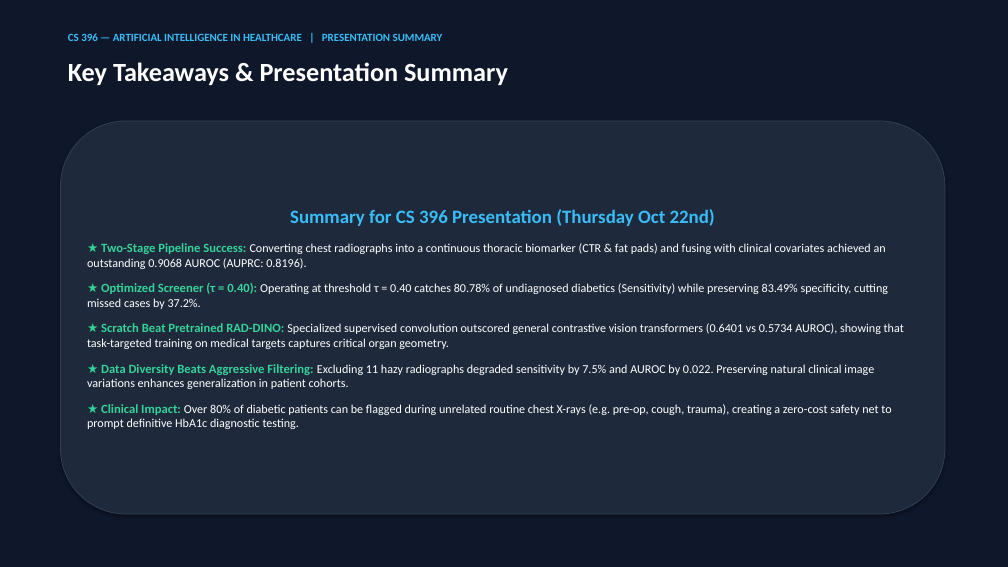
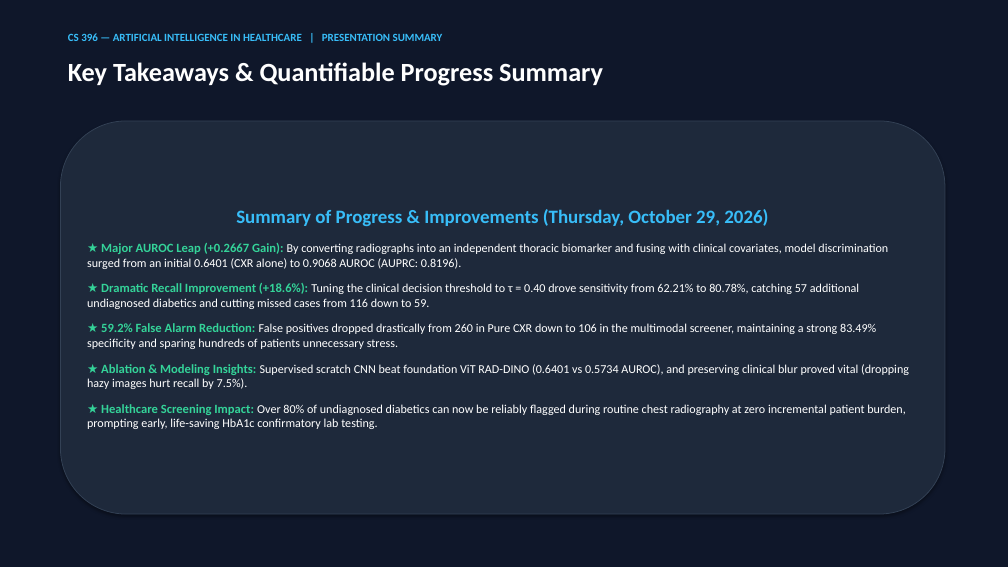
Before and after one commit to UnusualGelo/Oppurtunistic_Detection_of_Type_II_Diabetes, a slide deck: slide 11 of malek_and_angelo/malek/Malek_T2D_CNN_Presentation.pptx. Drawn at 1008x567 pixels with LibreOffice and Linux fonts; fonts in the diff are those of the drawing. Boxes give left, top, right and bottom in pixels: in the first picture for what was removed or moved away, otherwise in the second. Text is boxed around its words. In the diff, an @@ line names an element or a change of style, - is before the commit and + after.

Commit message:
feat(slides): update presentation to October 29 with dedicated quantifiable improvement showcase and delta benchmark table

```diff
--- a/malek_and_angelo/malek/Malek_T2D_CNN_Presentation.pptx
+++ b/malek_and_angelo/malek/Malek_T2D_CNN_Presentation.pptx
@@ text at [68, 62, 603, 86]: text changed @@
-Key Takeaways & Presentation Summary
+Key Takeaways & Quantifiable Progress Summary
@@ text in rounded rectangle at [87, 209, 909, 429]: text changed @@
-Summary for CS 396 Presentation (Thursday Oct 22nd)
-★ Two-Stage Pipeline Success: Converting chest radiographs into a continuous thoracic biomarker (CTR & fat pads) and fusing with clinical covariates achieved an outstanding 0.9068 AUROC (AUPRC: 0.8196).
-★ Optimized Screener (τ = 0.40): Operating at threshold τ = 0.40 catches 80.78% of undiagnosed diabetics (Sensitivity) while preserving 83.49% specificity, cutting missed cases by 37.2%.
-★ Scratch Beat Pretrained RAD-DINO: Specialized supervised convolution outscored general contrastive vision transformers (0.6401 vs 0.5734 AUROC), showing that task-targeted training on medical targets captures critical organ geometry.
-★ Data Diversity Beats Aggressive Filtering: Excluding 11 hazy radiographs degraded sensitivity by 7.5% and AUROC by 0.022. Preserving natural clinical image variations enhances generalization in patient cohorts.
-★ Clinical Impact: Over 80% of diabetic patients can be flagged during unrelated routine chest X-rays (e.g. pre-op, cough, trauma), creating a zero-cost safety net to prompt definitive HbA1c diagnostic testing.
+Summary of Progress & Improvements (Thursday, October 29, 2026)
+★ Major AUROC Leap (+0.2667 Gain): By converting radiographs into an independent thoracic biomarker and fusing with clinical covariates, model discrimination surged from an initial 0.6401 (CXR alone) to 0.9068 AUROC (AUPRC: 0.8196).
+★ Dramatic Recall Improvement (+18.6%): Tuning the clinical decision threshold to τ = 0.40 drove sensitivity from 62.21% to 80.78%, catching 57 additional undiagnosed diabetics and cutting missed cases from 116 down to 59.
+★ 59.2% False Alarm Reduction: False positives dropped drastically from 260 in Pure CXR down to 106 in the multimodal screener, maintaining a strong 83.49% specificity and sparing hundreds of patients unnecessary stress.
+★ Ablation & Modeling Insights: Supervised scratch CNN beat foundation ViT RAD-DINO (0.6401 vs 0.5734 AUROC), and preserving clinical blur proved vital (dropping hazy images hurt recall by 7.5%).
+★ Healthcare Screening Impact: Over 80% of undiagnosed diabetics can now be reliably flagged during routine chest radiography at zero incremental patient burden, prompting early, life-saving HbA1c confirmatory lab testing.
```
Also in this commit, not shown: 1 other slide changed, 1 slide added, 1 slide removed, 1 other file.
